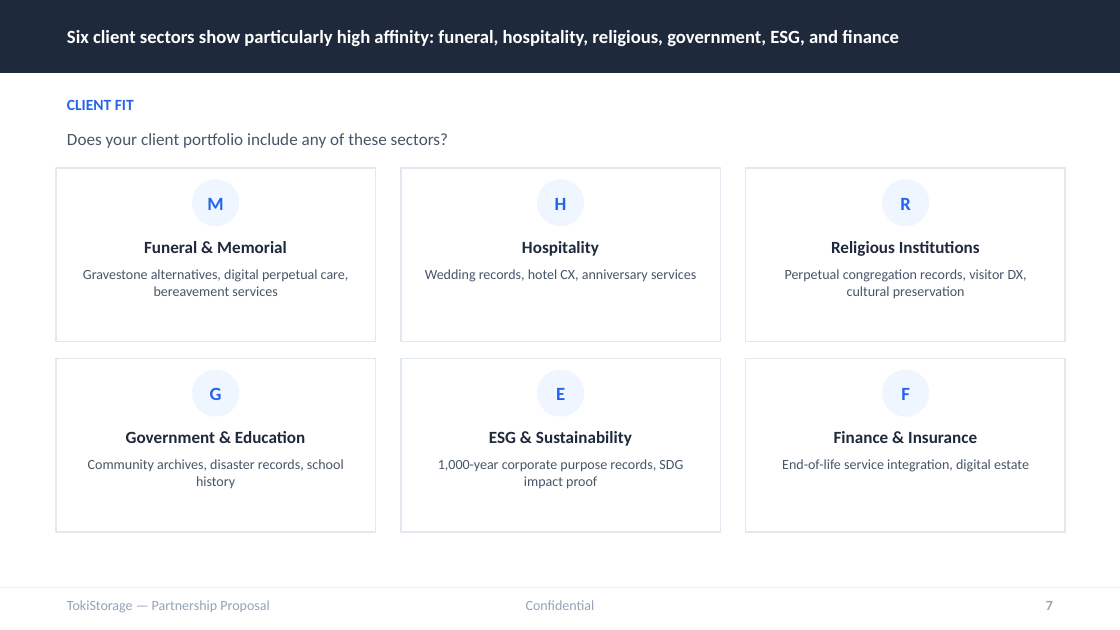
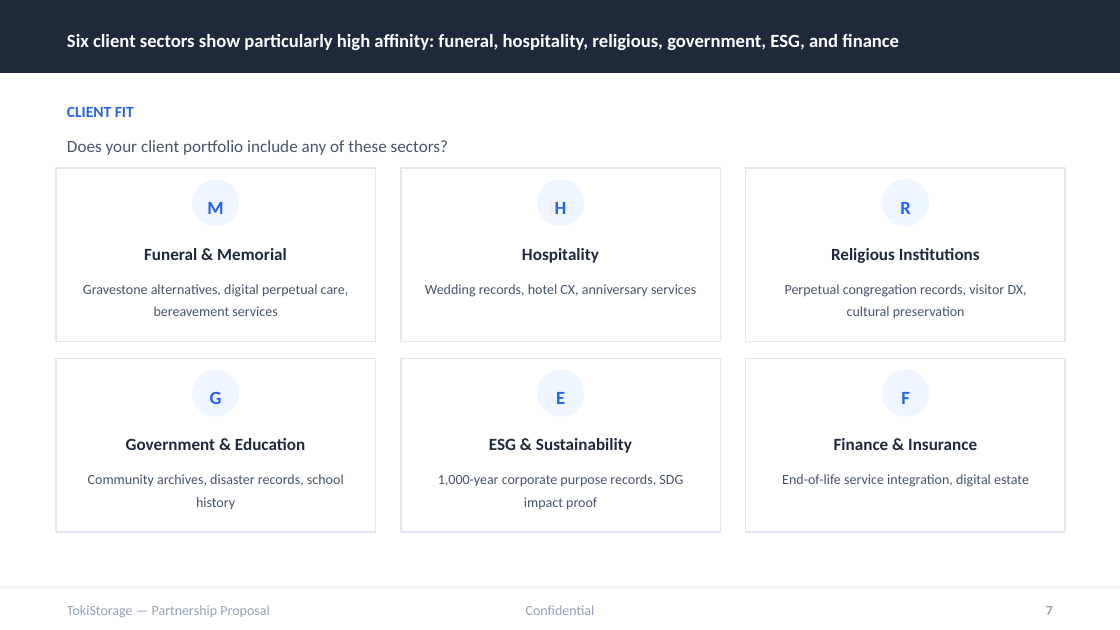
Before and after one commit to timeless-residents/pearlmemorial, a slide deck: slide 7 of toki/tokistorage-partnership-deck-en.pptx. Drawn at 1120x630 pixels with LibreOffice and Linux fonts; fonts in the diff are those of the drawing. Boxes give left, top, right and bottom in pixels: in the first picture for what was removed or moved away, otherwise in the second. Text is boxed around its words. In the diff, an @@ line names an element or a change of style, - is before the commit and + after.

```diff
--- a/toki/tokistorage-partnership-deck-en.pptx
+++ b/toki/tokistorage-partnership-deck-en.pptx
@@ text "Gravestone alternatives, digital perpetual care, ...": place and size @@
-text "Gravestone alternatives, digital perpetual care, ..." at box(83, 269, 349, 296)
+text "Gravestone alternatives, digital perpetual care, ..." at box(83, 284, 349, 316)
@@ text "Wedding records, hotel CX, anniversary ...": place and size @@
-text "Wedding records, hotel CX, anniversary ..." at box(425, 269, 696, 282)
+text "Wedding records, hotel CX, anniversary ..." at box(425, 284, 696, 297)
@@ text "Perpetual congregation records, visitor DX, ...": place and size @@
-text "Perpetual congregation records, visitor DX, ..." at box(785, 269, 1027, 299)
+text "Perpetual congregation records, visitor DX, ..." at box(785, 284, 1027, 319)
@@ text "Community archives, disaster records, school ...": place and size @@
-text "Community archives, disaster records, school ..." at box(88, 459, 344, 488)
+text "Community archives, disaster records, school ..." at box(88, 474, 344, 509)
@@ text "1,000-year corporate purpose records, SDG ...": place and size @@
-text "1,000-year corporate purpose records, SDG ..." at box(438, 459, 683, 489)
+text "1,000-year corporate purpose records, SDG ..." at box(438, 474, 683, 510)
@@ line spacing 1 to 1.35 in 24 elements at box(67, 34, 899, 50), box(67, 106, 134, 117), box(67, 140, 448, 155), box(207, 202, 223, 214), box(144, 248, 287, 260), box(555, 202, 567, 214), box(522, 248, 599, 263), box(900, 202, 910, 214), box(831, 248, 980, 263), box(210, 392, 222, 404), box(126, 438, 305, 450), box(556, 392, 565, 404), box(489, 438, 632, 453), box(901, 392, 910, 404), box(834, 438, 977, 450), box(67, 605, 269, 617), box(526, 605, 595, 615), box(1046, 606, 1053, 615), box(83, 284, 349, 316), box(425, 284, 696, 297), box(785, 284, 1027, 319), box(88, 474, 344, 509), box(438, 474, 683, 510), box(782, 474, 1029, 487) @@
@@ text "End-of-life service integration, digital estate": place and size @@
-text "End-of-life service integration, digital estate" at box(782, 459, 1029, 472)
+text "End-of-life service integration, digital estate" at box(782, 474, 1029, 487)
```
Also in this commit, not shown: 9 other slides changed, 4 other files.
